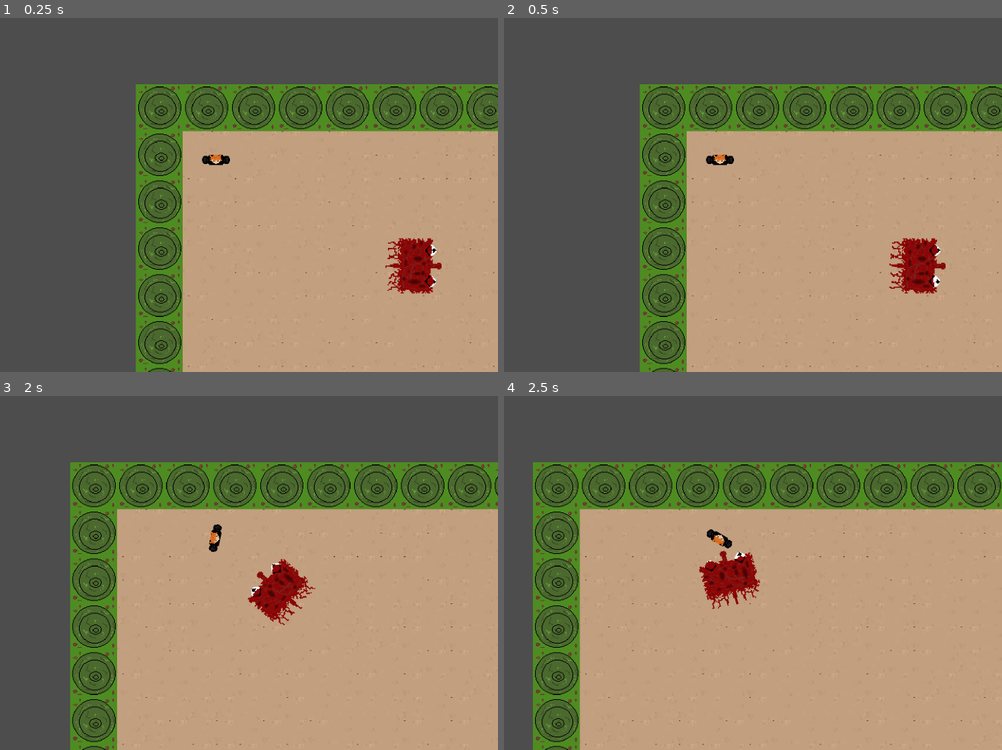
Above: before the commit, frames 1-4 (two rows, left to right).
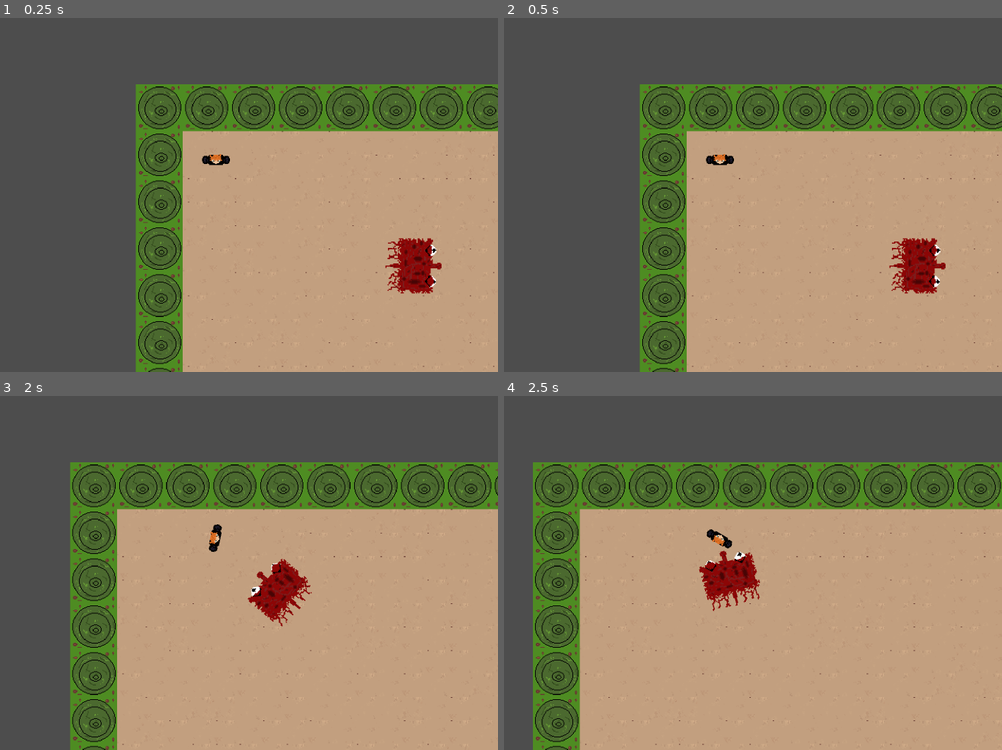
Above: after the commit, the same moments.

Repository: Hanover-CS/HC24-Max-Bowe-Senior-Project
Game: Godot game, scene res://Scenes/boss_scene.tscn
Two runs of this game, one before a commit and one after it. Both use one fixed random seed, a clock stepped at 60 frames per second and the inputs below. This scene is started directly instead of the project's main scene.
Inputs (mouse positions are in pixels of both pictures, inside the frame that each line leads up to):
- Up to frame 1 (0.25 s): no input
- Up to frame 2 (0.5 s): no input
- Up to frame 3 (2 s): tap Enter at 0.5 s; move the mouse to (338, 516) at 0.52 s; hold D (right) 0.53-1.25 s; click (338, 516) at 0.6 s; drag from (104, 558) to (234, 541) at 1.27 s
- Up to frame 4 (2.5 s): move the mouse to (777, 445) at 2.02 s; hold D (right) from 2.03 s (still down); tap Alt at 2.1 s

Frame 1 is identical in both runs. In frame 2, less than 0.1% of the frame differs, in the area x 77-88%, y 64-78%; in frame 3, less than 0.1%, in the area x 50-64%, y 47-66%; in frame 4, less than 0.1%.

Commit message:
finished basic Boss scene

Diff:
--- a/project/Characters/Enemy/boss.gd
+++ b/project/Characters/Enemy/boss.gd
@@ -5,7 +5,13 @@
 var sees_player = false
 var player
 var speed = 100
+var can_be_attacked = true
+var player_in_range = false
 
+signal boss_defeated
+
+func boss():
+	pass
 
 func _ready():
 	animations = $BossSprite
@@ -15,12 +21,32 @@
 
 func _process(delta):
 	boss_animations()
-
+	check_player_attacking()
+	if health <= 0 and !global.bossDead:
+		boss_death()
 
 func boss_animations():
+	if(!global.bossDead):
 		animations.play("default")
+	else:
+		animations.play("death")
 
+func check_player_seen():
+	if(sees_player):
+		# simple built-in method that rotates an object to face a set point on the 2D plane
+		look_at(player.position)
+		# another built in function that moves an object to a point in space
+		move_and_collide(((player.position - position)/speed))
 
+func check_player_attacking():
+	if global.player_attacking and can_be_attacked:
+		can_be_attacked = false
+		health -= 10
+		print(health)
+		$DamageCooldown.start()
+
+func _on_boss_sight_body_exited(body):
+	sees_player = false
 
 func _on_boss_sight_body_entered(body):
 	if (body.has_method("player")):
@@ -28,10 +54,16 @@
 		sees_player = true
 
 
-func check_player_seen():
-	if(sees_player):
-		look_at(player.position)
-		move_and_collide(((player.position - position)/speed))
+func _on_damage_cooldown_timeout():
+	can_be_attacked = true
 
-func _on_boss_sight_body_exited(body):
+func boss_death():
+	global.bossDead = true
 	sees_player = false
+	$DeathAnimation.start()
+	print("death timer started")
+
+
+func _on_death_animation_timeout():
+	emit_signal("boss_defeated")
+	self.queue_free()
--- a/project/Characters/Enemy/boss.tscn
+++ b/project/Characters/Enemy/boss.tscn
@@ -1,11 +1,48 @@
-[gd_scene load_steps=25 format=3 uid="uid://bhdffos1os1au"]
+[gd_scene load_steps=35 format=3 uid="uid://bhdffos1os1au"]
 
 [ext_resource type="Texture2D" uid="uid://dvp70gw7eb0sf" path="res://graphics/Boss-image.png" id="1_ga2gv"]
 [ext_resource type="Script" path="res://Characters/Enemy/boss.gd" id="1_uwhtc"]
+[ext_resource type="Texture2D" uid="uid://c1dsla0pjybpd" path="res://graphics/boss-dying.png" id="2_lygft"]
 
 [sub_resource type="RectangleShape2D" id="RectangleShape2D_ev8dd"]
 size = Vector2(45, 27)
 
+[sub_resource type="AtlasTexture" id="AtlasTexture_q47uv"]
+atlas = ExtResource("2_lygft")
+region = Rect2(0, 0, 64, 64)
+
+[sub_resource type="AtlasTexture" id="AtlasTexture_ty8a8"]
+atlas = ExtResource("2_lygft")
+region = Rect2(64, 0, 64, 64)
+
+[sub_resource type="AtlasTexture" id="AtlasTexture_xwq4d"]
+atlas = ExtResource("2_lygft")
+region = Rect2(128, 0, 64, 64)
+
+[sub_resource type="AtlasTexture" id="AtlasTexture_fr1os"]
+atlas = ExtResource("2_lygft")
+region = Rect2(192, 0, 64, 64)
+
+[sub_resource type="AtlasTexture" id="AtlasTexture_u4hfn"]
+atlas = ExtResource("2_lygft")
+region = Rect2(256, 0, 64, 64)
+
+[sub_resource type="AtlasTexture" id="AtlasTexture_53vrs"]
+atlas = ExtResource("2_lygft")
+region = Rect2(320, 0, 64, 64)
+
+[sub_resource type="AtlasTexture" id="AtlasTexture_5a3lt"]
+atlas = ExtResource("2_lygft")
+region = Rect2(384, 0, 64, 64)
+
+[sub_resource type="AtlasTexture" id="AtlasTexture_gyol7"]
+atlas = ExtResource("2_lygft")
+region = Rect2(448, 0, 64, 64)
+
+[sub_resource type="AtlasTexture" id="AtlasTexture_75dul"]
+atlas = ExtResource("2_lygft")
+region = Rect2(512, 0, 64, 64)
+
 [sub_resource type="AtlasTexture" id="AtlasTexture_k77nc"]
 atlas = ExtResource("1_ga2gv")
 region = Rect2(0, 0, 64, 64)
@@ -80,6 +117,41 @@
 
 [sub_resource type="SpriteFrames" id="SpriteFrames_bluwh"]
 animations = [{
+"frames": [{
+"duration": 1.0,
+"texture": SubResource("AtlasTexture_q47uv")
+}, {
+"duration": 1.0,
+"texture": SubResource("AtlasTexture_ty8a8")
+}, {
+"duration": 1.0,
+"texture": SubResource("AtlasTexture_xwq4d")
+}, {
+"duration": 1.0,
+"texture": SubResource("AtlasTexture_fr1os")
+}, {
+"duration": 1.0,
+"texture": SubResource("AtlasTexture_u4hfn")
+}, {
+"duration": 1.0,
+"texture": SubResource("AtlasTexture_53vrs")
+}, {
+"duration": 1.0,
+"texture": SubResource("AtlasTexture_5a3lt")
+}, {
+"duration": 1.0,
+"texture": SubResource("AtlasTexture_gyol7")
+}, {
+"duration": 1.0,
+"texture": SubResource("AtlasTexture_75dul")
+}, {
+"duration": 1.0,
+"texture": SubResource("AtlasTexture_75dul")
+}],
+"loop": false,
+"name": &"death",
+"speed": 5.0
+}, {
 "frames": [{
 "duration": 1.0,
 "texture": SubResource("AtlasTexture_k77nc")
@@ -159,7 +231,9 @@
 position = Vector2(0, 1.90735e-06)
 rotation = 1.57952
 sprite_frames = SubResource("SpriteFrames_bluwh")
-frame_progress = 0.442134
+animation = &"death"
+frame = 8
+frame_progress = 1.0
 
 [node name="BossSight" type="Area2D" parent="."]
 position = Vector2(3.8147e-06, -7.62939e-06)
@@ -169,11 +243,19 @@
 rotation = -1.13446
 shape = SubResource("CircleShape2D_ibakf")
 
-[node name="Area2D" type="Area2D" parent="."]
-
-[node name="CollisionShape2D" type="CollisionShape2D" parent="Area2D"]
+[node name="AttackBox" type="Area2D" parent="."]
+
+[node name="CollisionShape2D" type="CollisionShape2D" parent="AttackBox"]
 position = Vector2(27, 0)
 shape = SubResource("RectangleShape2D_31i66")
 
+[node name="DamageCooldown" type="Timer" parent="."]
+
+[node name="DeathAnimation" type="Timer" parent="."]
+wait_time = 2.0
+
 [connection signal="body_entered" from="BossSight" to="." method="_on_boss_sight_body_entered"]
 [connection signal="body_exited" from="BossSight" to="." method="_on_boss_sight_body_exited"]
+[connection signal="body_entered" from="AttackBox" to="." method="_on_attack_box_body_entered"]
+[connection signal="timeout" from="DamageCooldown" to="." method="_on_damage_cooldown_timeout"]
+[connection signal="timeout" from="DeathAnimation" to="." method="_on_death_animation_timeout"]
--- a/project/Characters/Player/player.gd
+++ b/project/Characters/Player/player.gd
@@ -4,9 +4,8 @@
 var enemy_attack_cooldown = true
 var health: int
 const speed: int = 500
-
 var player_alive = true
-
+var boss_in_range = false
 var attacking = false
 var animations
 var enemyAttackCooldown: Timer
@@ -30,6 +29,7 @@
 	player_animations()
 	player_attack()
 	enemy_attack()
+	global.playerPosition = position
 	if health <= 0:
 		health = 0
 		player_alive = false
@@ -53,12 +53,16 @@
 func _on_player_hitbox_body_entered(body):
 	if (body.has_method("enemy_eye")):
 		enemy_in_range = true
+	if (body.has_method("boss")):
+		boss_in_range = true
 
 # runs when a foreign body exits the player's hitbox
 
 func _on_player_hitbox_body_exited(body):
 	if (body.has_method("enemy_eye")):
 		enemy_in_range = false
+	if (body.has_method("boss")):
+		boss_in_range = false
 
 # starts a player attack
 
@@ -74,6 +78,12 @@
 	if enemy_in_range and enemy_attack_cooldown:
 		health -= 5
 		print("player took damage")
+		enemy_attack_cooldown = false
+		enemyAttackCooldown.start()
+		print(health)
+	if boss_in_range and enemy_attack_cooldown and !global.bossDead:
+		health -= 7
+		print("player took damage from boss")
 		enemy_attack_cooldown = false
 		enemyAttackCooldown.start()
 		print(health)
--- a/project/Scenes/BossScene.gd
+++ b/project/Scenes/BossScene.gd
@@ -8,4 +8,14 @@
 
 # Called every frame. 'delta' is the elapsed time since the previous frame.
 func _process(delta):
-	pass
+	check_level_passed()
+
+
+func check_level_passed():
+	if (global.bossDead):
+		$LeaveLevelTimer.start()
+
+
+
+func _on_leave_level_timer_timeout():
+	custom_scene_manager.SwitchScene("main_menu")
--- /dev/null
+++ b/project/Scenes/MarginContainer.gd
@@ -0,0 +1,7 @@
+extends MarginContainer
+
+
+
+# Called every frame. 'delta' is the elapsed time since the previous frame.
+func _process(delta):
+	pass
--- /dev/null
+++ b/project/Scenes/WinScreen.gd
@@ -0,0 +1,14 @@
+extends Control
+
+
+# Called when the node enters the scene tree for the first time.
+func _ready():
+	pass # Replace with function body.
+
+
+func _process(delta):
+	position = global.playerPosition - Vector2(500, 300)
+
+
+func _on_boss_boss_defeated():
+	visible = true
--- a/project/Scenes/boss_scene.tscn
+++ b/project/Scenes/boss_scene.tscn
@@ -1,10 +1,12 @@
-[gd_scene load_steps=9 format=3 uid="uid://bt1h1jcp2k07f"]
+[gd_scene load_steps=12 format=3 uid="uid://bt1h1jcp2k07f"]
 
 [ext_resource type="Script" path="res://Scenes/BossScene.gd" id="1_3p1kr"]
 [ext_resource type="Texture2D" uid="uid://do6g64qcinv2k" path="res://graphics/ground_tiles.png" id="2_hngfj"]
 [ext_resource type="Texture2D" uid="uid://gpwtjumtd3n0" path="res://graphics/tree.png" id="3_b6lmn"]
 [ext_resource type="PackedScene" uid="uid://dvt1burcnk2jb" path="res://Characters/Player/player.tscn" id="4_di5i4"]
 [ext_resource type="PackedScene" uid="uid://bhdffos1os1au" path="res://Characters/Enemy/boss.tscn" id="5_ac5ng"]
+[ext_resource type="Script" path="res://Scenes/WinScreen.gd" id="6_qflyi"]
+[ext_resource type="FontFile" uid="uid://dcn7dca8xdloc" path="res://fonts/AeroviasBrasilNF.ttf" id="7_0rvei"]
 
 [sub_resource type="TileSetAtlasSource" id="TileSetAtlasSource_c2vgi"]
 texture = ExtResource("2_hngfj")
@@ -96,6 +98,13 @@
 sources/0 = SubResource("TileSetAtlasSource_c2vgi")
 sources/1 = SubResource("TileSetAtlasSource_mgk32")
 
+[sub_resource type="LabelSettings" id="LabelSettings_vlnvr"]
+font = ExtResource("7_0rvei")
+font_size = 300
+font_color = Color(0.0588235, 0.32549, 0.196078, 1)
+outline_size = 10
+outline_color = Color(0, 0, 0, 1)
+
 [node name="BossScene" type="Node2D"]
 script = ExtResource("1_3p1kr")
 
@@ -121,6 +130,36 @@
 [node name="Camera2D" type="Camera2D" parent="Player"]
 zoom = Vector2(0.65, 0.65)
 
-[node name="Node2D" parent="." instance=ExtResource("5_ac5ng")]
+[node name="Boss" parent="." instance=ExtResource("5_ac5ng")]
 position = Vector2(1395, 862)
 scale = Vector2(6, 6)
+
+[node name="LeaveLevelTimer" type="Timer" parent="."]
+wait_time = 4.0
+
+[node name="WinScreen" type="Control" parent="."]
+visible = false
+layout_mode = 3
+anchors_preset = 8
+anchor_left = 0.5
+anchor_top = 0.5
+anchor_right = 0.5
+anchor_bottom = 0.5
+offset_right = 40.0
+offset_bottom = 40.0
+grow_horizontal = 2
+grow_vertical = 2
+script = ExtResource("6_qflyi")
+
+[node name="WinScreenFrame" type="MarginContainer" parent="WinScreen"]
+layout_mode = 0
+offset_right = 1302.0
+offset_bottom = 403.0
+
+[node name="Label" type="Label" parent="WinScreen/WinScreenFrame"]
+layout_mode = 2
+text = "Boss Defeated"
+label_settings = SubResource("LabelSettings_vlnvr")
+
+[connection signal="boss_defeated" from="Boss" to="WinScreen" method="_on_boss_boss_defeated"]
+[connection signal="timeout" from="LeaveLevelTimer" to="." method="_on_leave_level_timer_timeout"]
--- a/project/Scenes/tile_button.gd
+++ b/project/Scenes/tile_button.gd
@@ -1,6 +1,4 @@
 extends Control
-
-var fightScene = load("res://Scenes/main.tscn")
 
 signal _button_clicked(button)
 
--- a/project/global.gd
+++ b/project/global.gd
@@ -13,3 +13,7 @@
 var enemies = []
 
 var playerHealth = 100
+
+var bossDead = false
+
+var playerPosition = Vector2(0,0)
Binary file added: project/graphics/boss-dying.aseprite
Binary file added: project/graphics/boss-dying.png
Not shown, added: project/graphics/boss-dying.png.import
